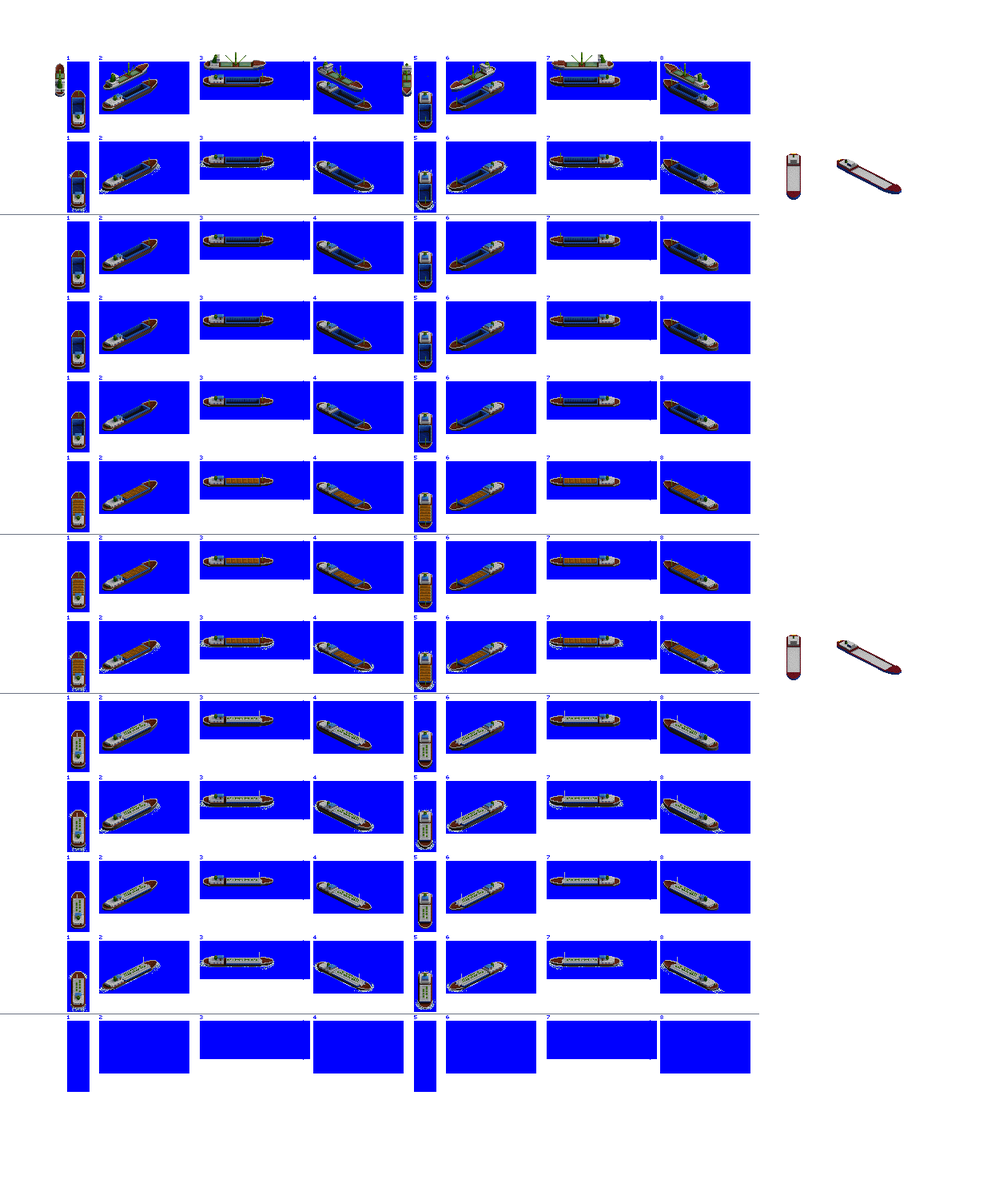
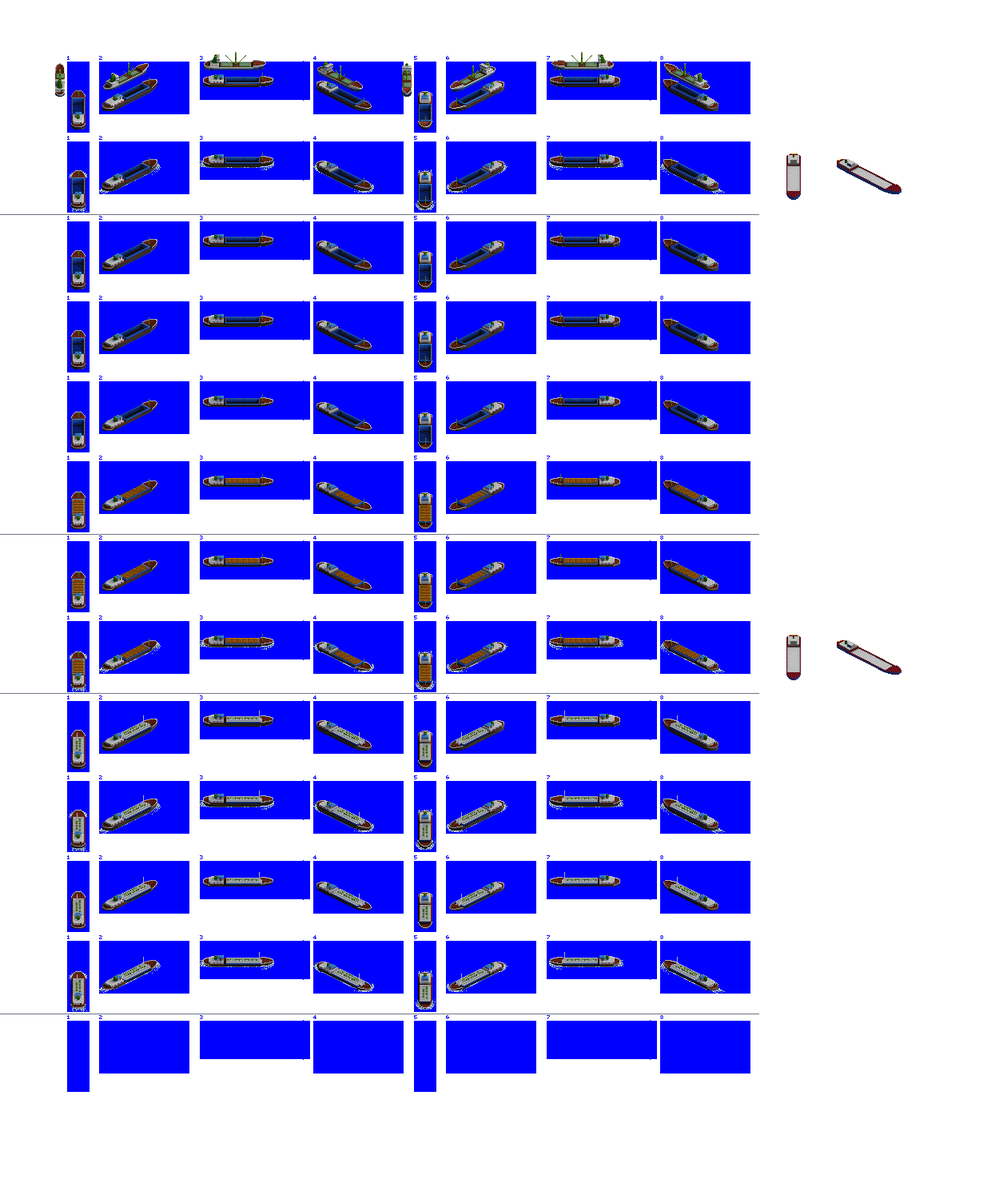
The second w=1003, h=1199 image is a revision of the first. Changes to its layers:
painted on "Small River Boat" over (x1=119, y1=77, x2=505, y2=128)
